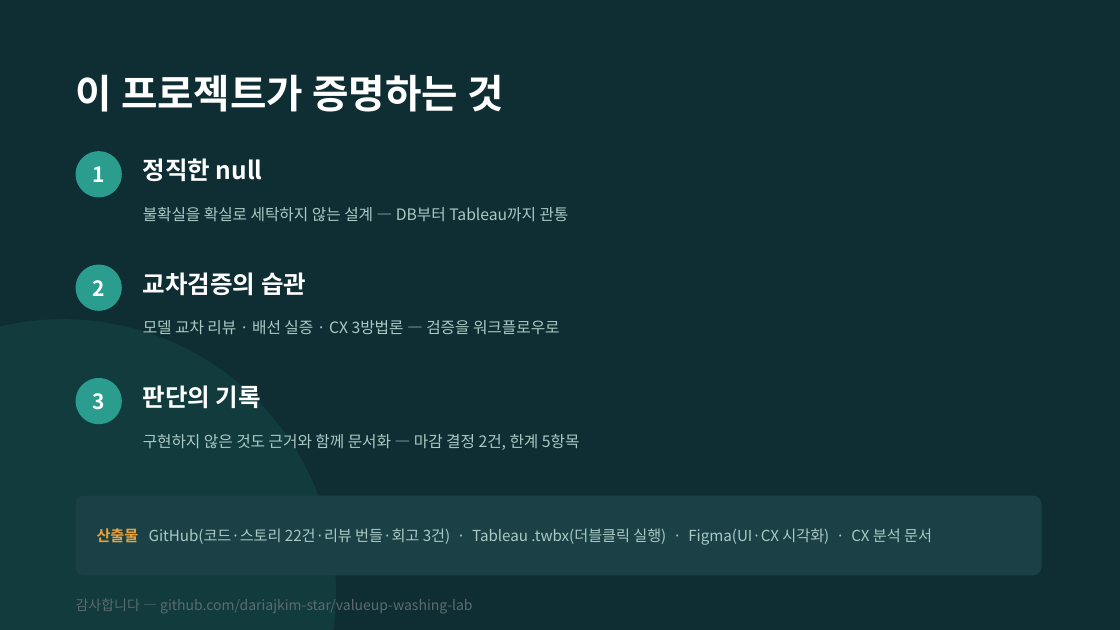
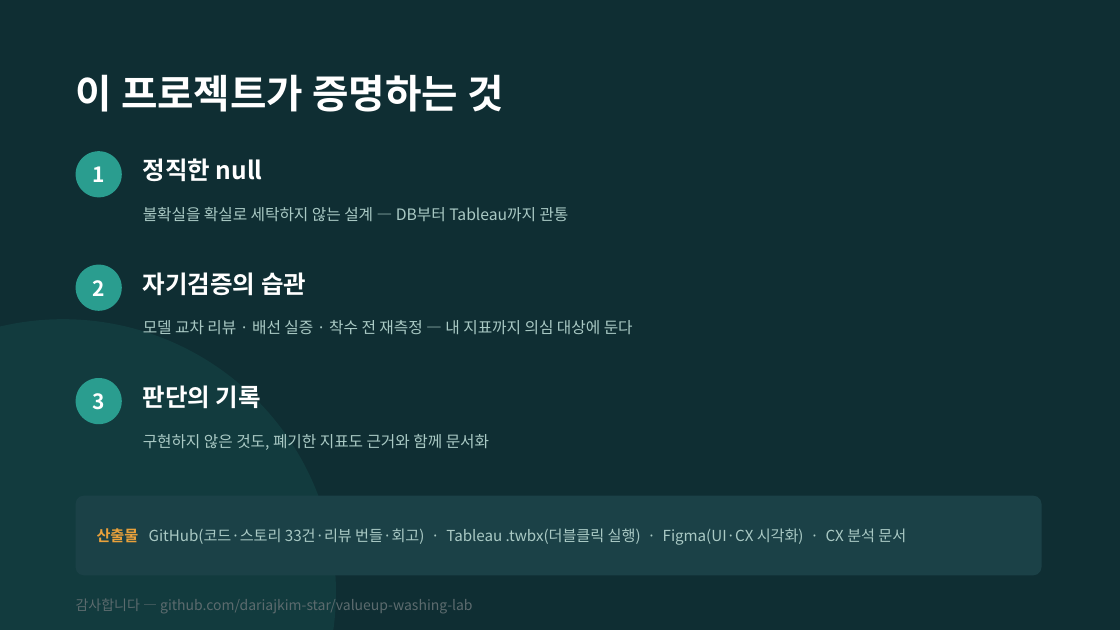
Before and after one commit to dariajkim-star/valueup-washing-lab, a slide deck: slide 12 of docs/valueup-washing-deck.pptx. Drawn at 1120x630 pixels with LibreOffice and Linux fonts; fonts in the diff are those of the drawing. Boxes give left, top, right and bottom in pixels: in the first picture for what was removed or moved away, otherwise in the second. Text is boxed around its words. In the diff, an @@ line names an element or a change of style, - is before the commit and + after.

```diff
--- a/docs/valueup-washing-deck.pptx
+++ b/docs/valueup-washing-deck.pptx
@@ text at [143,272,306,296]: text changed @@
-교차검증의 습관
+자기검증의 습관
@@ text at [143,320,633,334]: text changed @@
-모델 교차 리뷰 · 배선 실증 · CX 3방법론 — 검증을 워크플로우로
+모델 교차 리뷰 · 배선 실증 · 착수 전 재측정 — 내 지표까지 의심 대상에 둔다
@@ text at [143,434,489,450]: text changed @@
-구현하지 않은 것도 근거와 함께 문서화 — 마감 결정 2건, 한계 5항목
+구현하지 않은 것도, 폐기한 지표도 근거와 함께 문서화
@@ text at [97,528,906,545]: text changed @@
-산출물 GitHub(코드·스토리 22건·리뷰 번들·회고 3건) · Tableau .twbx(더블클릭 실행) · Figma(UI·CX 시각화) · CX 분석 문서
+산출물 GitHub(코드·스토리 33건·리뷰 번들·회고) · Tableau .twbx(더블클릭 실행) · Figma(UI·CX 시각화) · CX 분석 문서
```
Also in this commit, not shown: 9 other slides changed, 2 other files.
